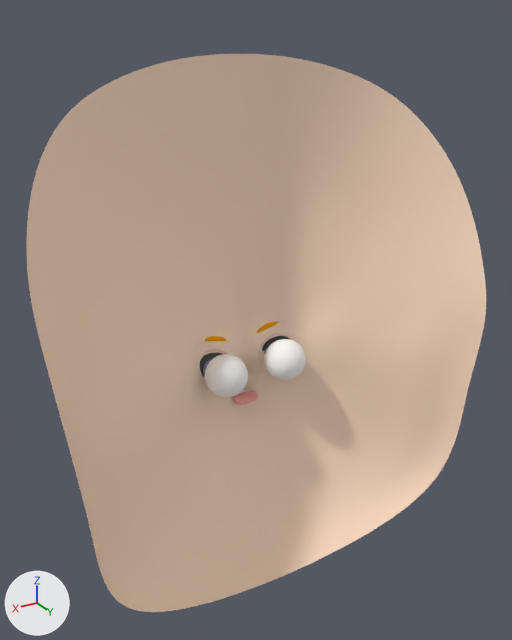
Two versions of the Blender file HRI/face/blender/lighthead.blend, one commit apart.
Before and after are seen from a 50 mm camera at (2.96, 4.48, 2.83) aimed at (0.08, -0.32, 0.43). The axes (+X, +Y, +Z) are drawn at lower left. The lights are the same throughout.

Objects in the first picture: 'eye-L', 'eye-R', 'head'.
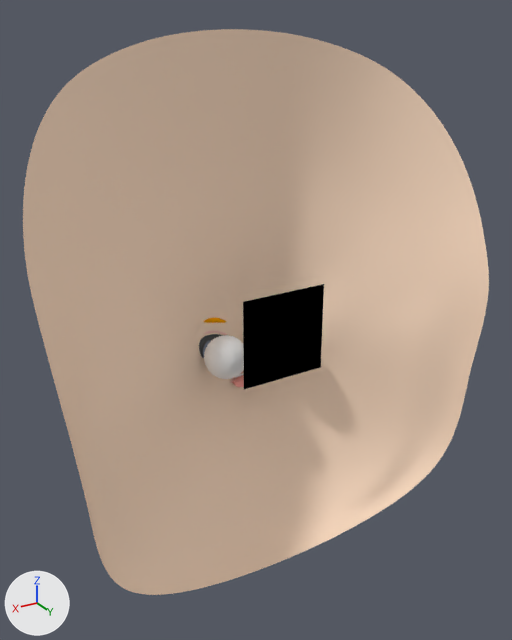
Commit message: defaults to network gaze mode + added visual for mouse gaze mode + other minors touches

Location of each change, [x1, y1, x2, y2] in pixels of the pictures (512 x 640 px):
'head', moved
    before: [26, 54, 486, 612]
    after: [23, 29, 489, 595]
'GUI_text', added (black)
    after: [243, 284, 324, 389]
'eye-L', moved
    before: [205, 354, 248, 397]
    after: [204, 335, 244, 379]
'eye-R', unchanged, covered by the edit
    before: [264, 339, 306, 380]

Edits to the bpy script that builds the scene:
```text
Add mat_gui_text:
    mat_gui_text = diffuse_material('GUI_text')
    mat_gui_text.base_color = (0.0, 0.0, 0.0)  # black #000000
Add me_plane_001:
    me_plane_001.from_pydata([(1.0, 0.0, 1.0), (1.0, 0.0, -1.0), (-1.0, 0.0, -1.0), (-1.0, 0.0, 1.0)], [], [(0, 3, 2, 1)])
    me_plane_001.materials.append(mat_gui_text)  # black #000000
Change ob_head:
    ob_head.location: (0.0, 0.0, 0.017) -> (0.0, 0.0, 0.2)
Change ob_eye_l:
    ob_eye_l.location: (0.31, -0.449, -0.101) -> (0.31, -0.449, 0.082)
Add ob_gui_text:
    ob_gui_text = bpy.data.objects.new('GUI_text', me_plane_001)
    ob_gui_text.location = (0.0, 0.0, 0.383)
    ob_gui_text.scale = (0.389, 0.389, 0.389)
```
